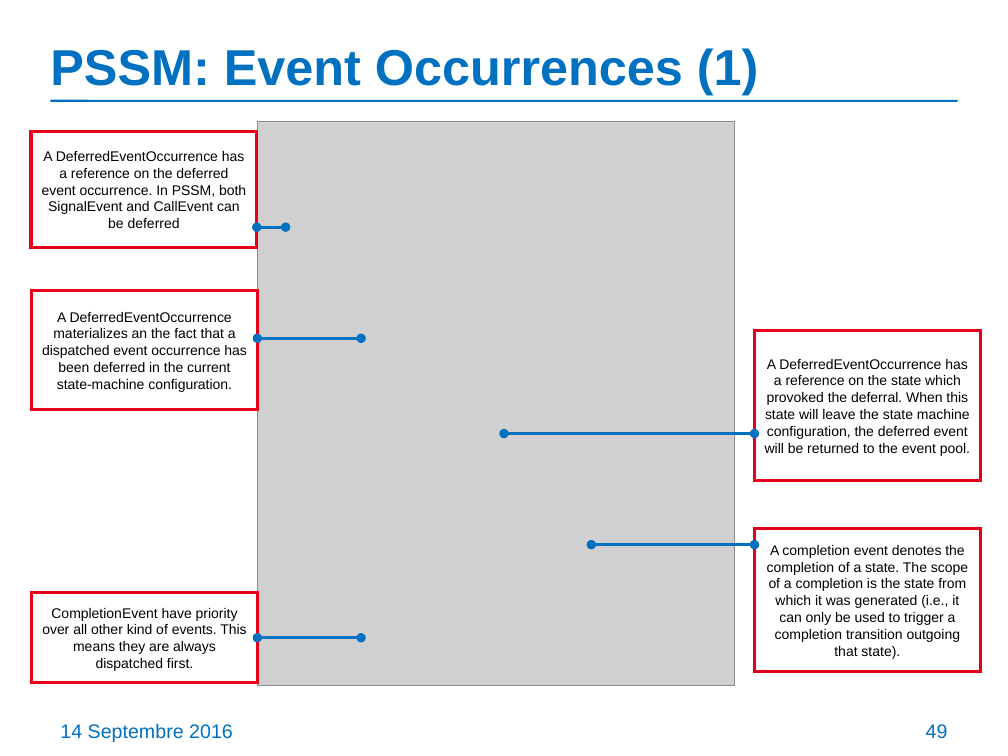
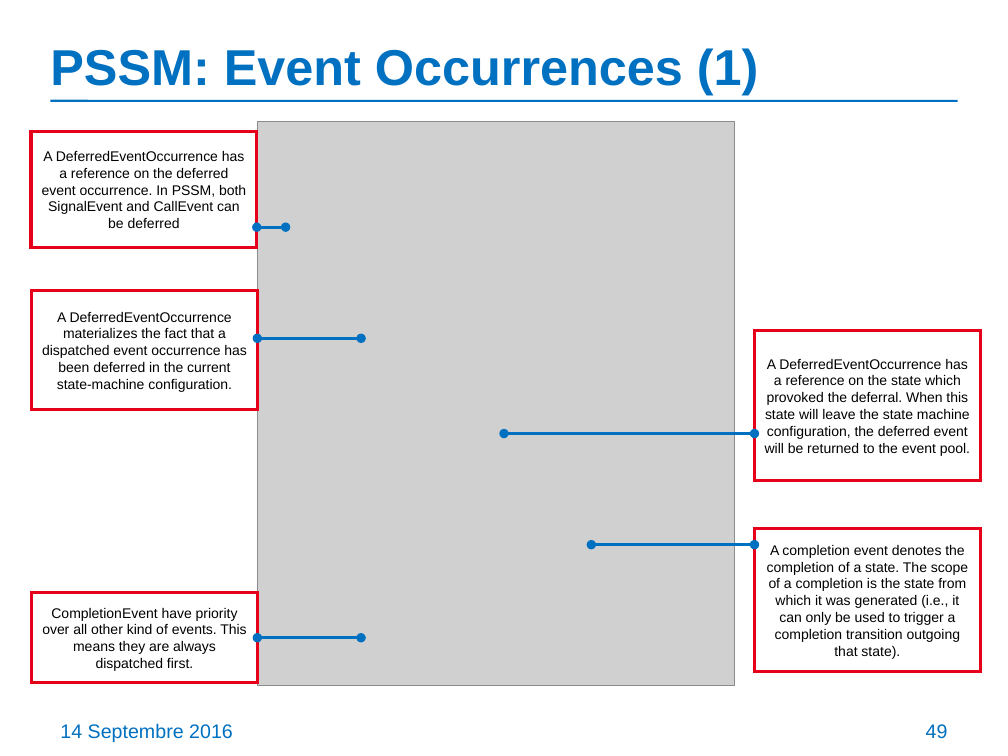
Before and after one commit to ModelDriven/PSSM, a slide deck: slide 49 of Presentations/201609-Chicago-Meeting/PSSM-initial-submission-update.pptx. Drawn at 1008x756 pixels with LibreOffice and Linux fonts; fonts in the diff are those of the drawing; grey boxes stand for pictures. Boxes give left, top, right and bottom in pixels: in the first picture for what was removed or moved away, otherwise in the second. Text is boxed around its words. In the diff, an @@ line names an element or a change of style, - is before the commit and + after.

Commit message:
Complete draft of the presentation of PSSM updates

```diff
--- a/Presentations/201609-Chicago-Meeting/PSSM-initial-submission-update.pptx
+++ b/Presentations/201609-Chicago-Meeting/PSSM-initial-submission-update.pptx
@@ text in rectangle at (42,312,246,392): text changed @@
-A DeferredEventOccurrence materializes an the fact that a dispatched event occurrence has been deferred in the current state-machine configuration.
+A DeferredEventOccurrence materializes the fact that a dispatched event occurrence has been deferred in the current state-machine configuration.
```
Also in this commit, not shown: 15 other slides changed, 19 slides added, 1 slide removed.
